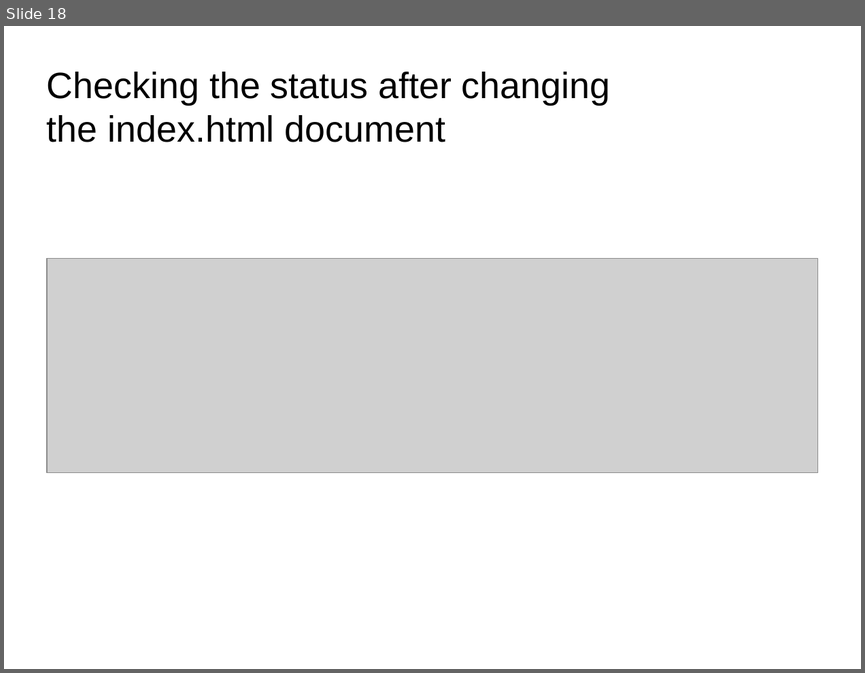
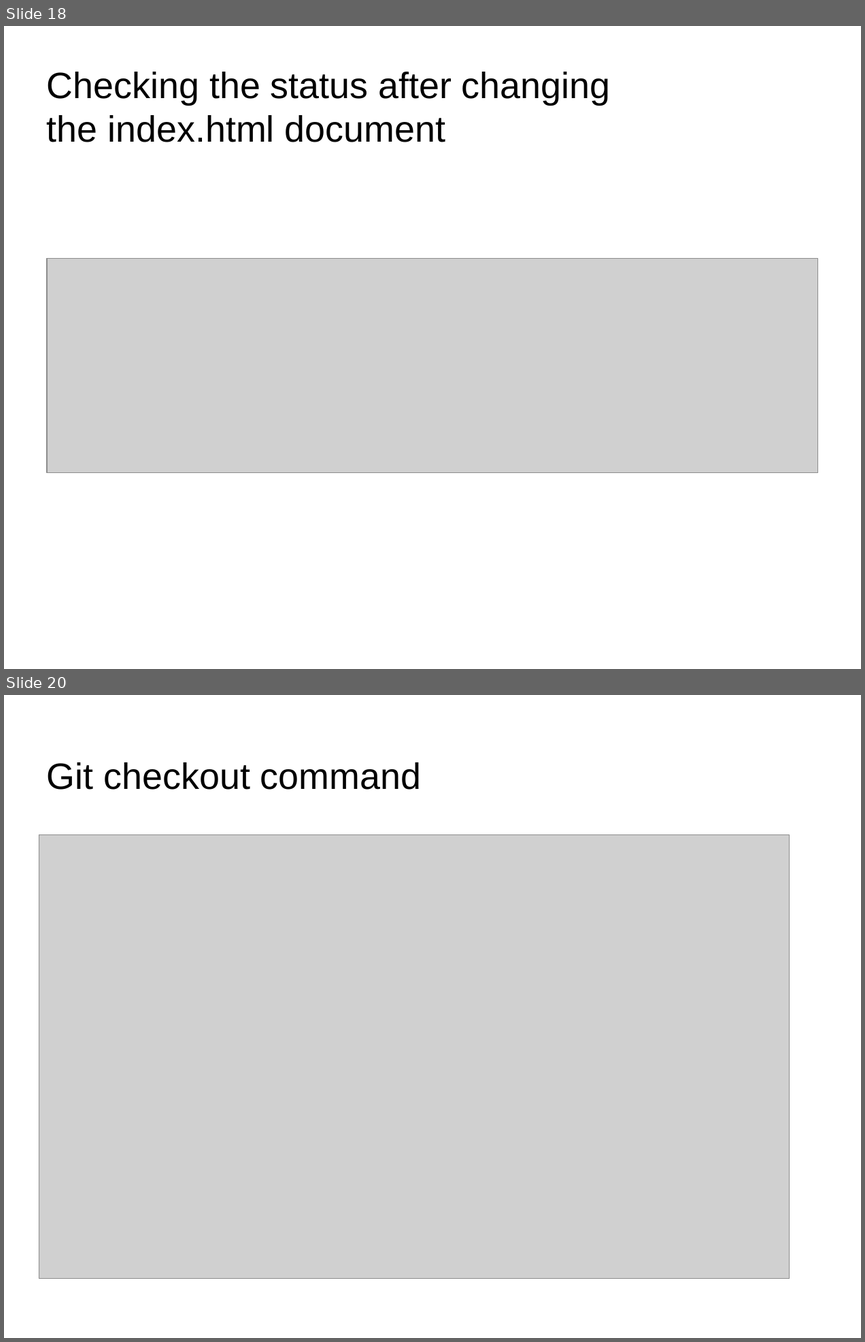
Before and after one commit to anumsh/Learning-Git-and-Github, a slide deck: git_and_GitHub.odp. Shown one above the other, each under a label of ours: slide 18 before the commit, slides 18 and 20 after it; the slides between them are not shown. The pictures are 865x673 and 865x1342 pixels, drawn with LibreOffice and Linux fonts; fonts in the diff are those of the drawing; grey boxes stand for pictures; background and template pictures are left out. Boxes give left, top, right and bottom in pixels: in the first picture for what was removed or moved away, otherwise in the second. Text is boxed around its words. In the diff, an @@ line names an element or a change of style, - is before the commit and + after.

Commit message:
feat: Add images and 2 new commands ( unstaging and commiting and logging  a file)

```diff
--- a/git_and_GitHub.odp
+++ b/git_and_GitHub.odp
@@ slide 20 added at bbox=[4, 695, 861, 1338], background picture (left out) @@
@@ title added at bbox=[47, 762, 421, 790], 33.9 pt, text #000000 @@
+Git checkout command
@@ picture added at bbox=[39, 835, 789, 1278] @@
```
Also in this commit, not shown: 1 slide changed, 8 other slides added, 8 other files.
